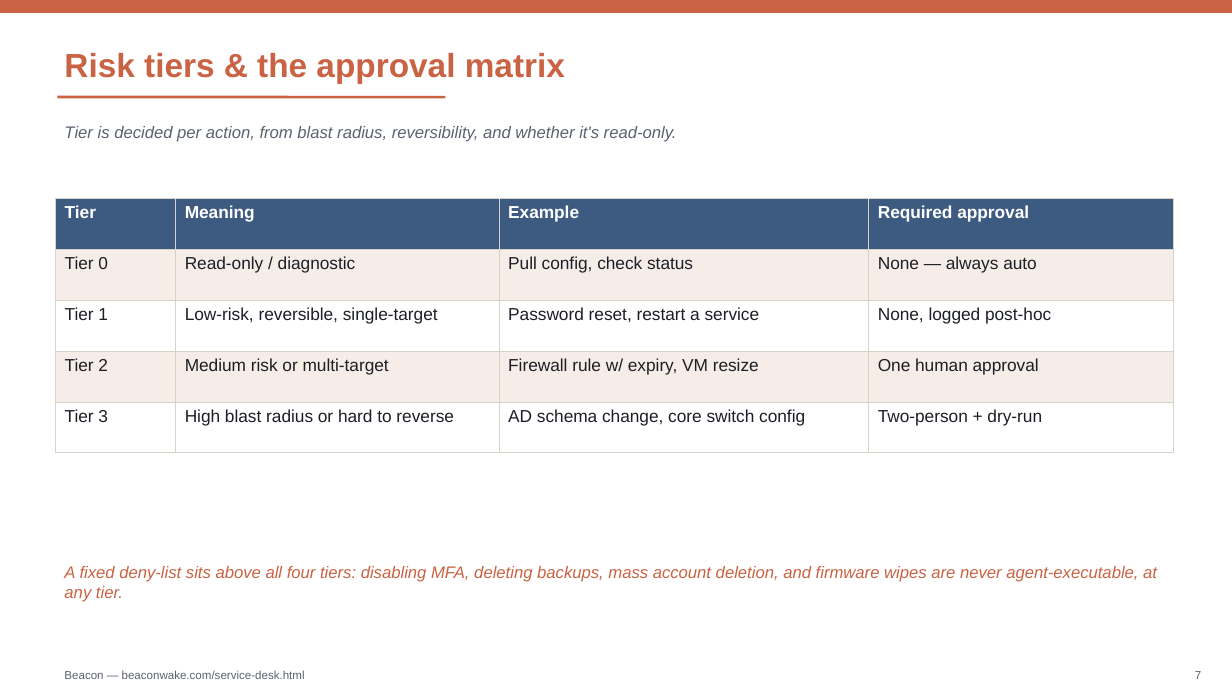
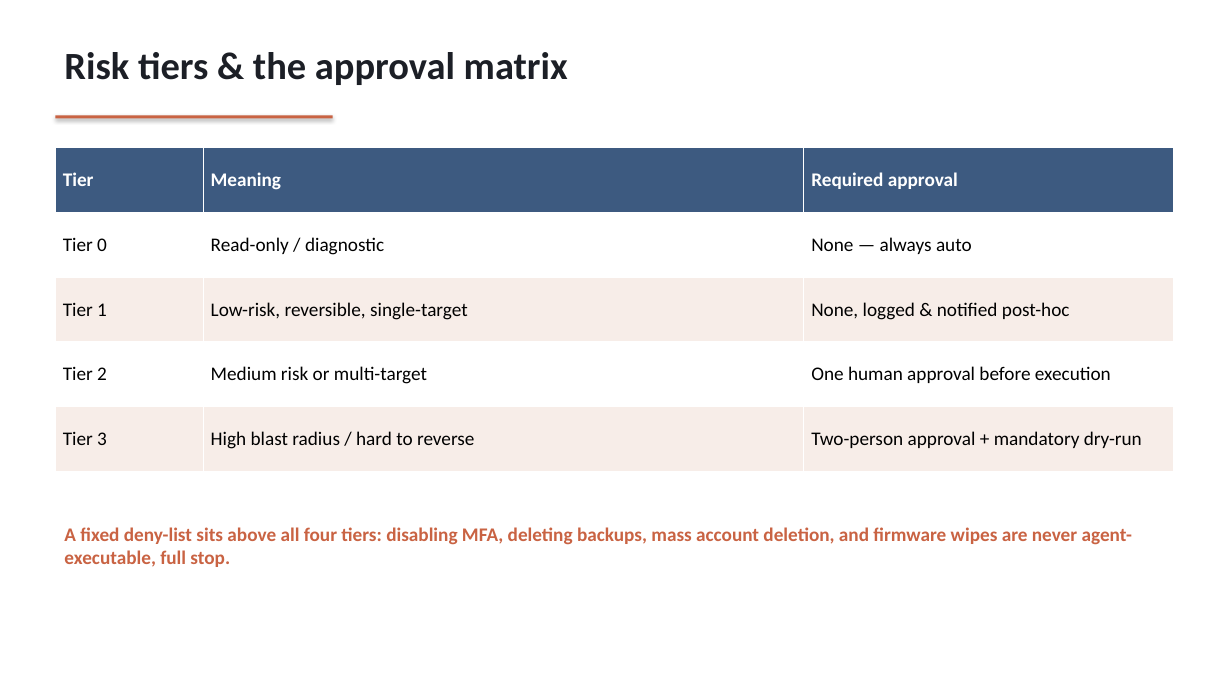
Before and after one commit to hurricane1976/Hurricane, a slide deck: slide 7 of website/service-desk-architecture.pptx. Drawn at 1232x693 pixels with LibreOffice and Linux fonts; fonts in the diff are those of the drawing. Boxes give left, top, right and bottom in pixels: in the first picture for what was removed or moved away, otherwise in the second. Text is boxed around its words. In the diff, an @@ line names an element or a change of style, - is before the commit and + after.

```diff
--- a/website/service-desk-architecture.pptx
+++ b/website/service-desk-architecture.pptx
@@ rectangle removed at box(0, 0, 1232, 13) @@
@@ text "Risk tiers & the approval ..." at box(64, 52, 568, 85): size 26 to 30 pt, font Arial to Calibri, text colour #C96343 to #1C1F26; vertical alignment middle to top @@
@@ rectangle added at box(55, 116, 333, 118), fill #C96343 @@
@@ line removed from (57, 97) to (445, 97) @@
@@ table at box(55, 148, 1174, 471) @@
-column 2: Meaning | Read-only / diagnostic | Low-risk, reversible, single-target | Medium risk or multi-target | High blast radius or hard to reverse
-column 3: Example | Pull config, check status | Password reset, restart a service | Firewall rule w/ expiry, VM resize | AD schema change, core switch config
-column 4: Required approval | None — always auto | None, logged post-hoc | One human approval | Two-person + dry-run
+column 2: Meaning | Read-only / diagnostic | Low-risk, reversible, single-target | Medium risk or multi-target | High blast radius / hard to reverse
+column 3: Required approval | None — always auto | None, logged & notified post-hoc | One human approval before execution | Two-person approval + mandatory dry-run
@@ table: place and size @@
-table at box(55, 199, 1174, 429)
+table at box(55, 148, 1174, 471)
@@ text removed at box(64, 126, 677, 142) @@
-Tier is decided per action, from blast radius, reversibility, and whether it's read-only.
@@ text "A fixed deny-list sits above ..." at box(64, 527, 1132, 567): vertical alignment middle to top @@
@@ text at box(64, 527, 1132, 567): text changed; size 13 to 15 pt; font Arial to Calibri; bold on; italic off @@
-A fixed deny-list sits above all four tiers: disabling MFA, deleting backups, mass account deletion, and firmware wipes are never agent-executable, at any tier.
+A fixed deny-list sits above all four tiers: disabling MFA, deleting backups, mass account deletion, and firmware wipes are never agent-executable, full stop.
@@ text removed at box(64, 670, 305, 679) @@
-Beacon — beaconwake.com/service-desk.html
@@ text removed at box(1195, 671, 1201, 679) @@
-7
```
Also in this commit, not shown: 7 other slides changed, 7 slides added, 6 slides removed, 6 other files.
